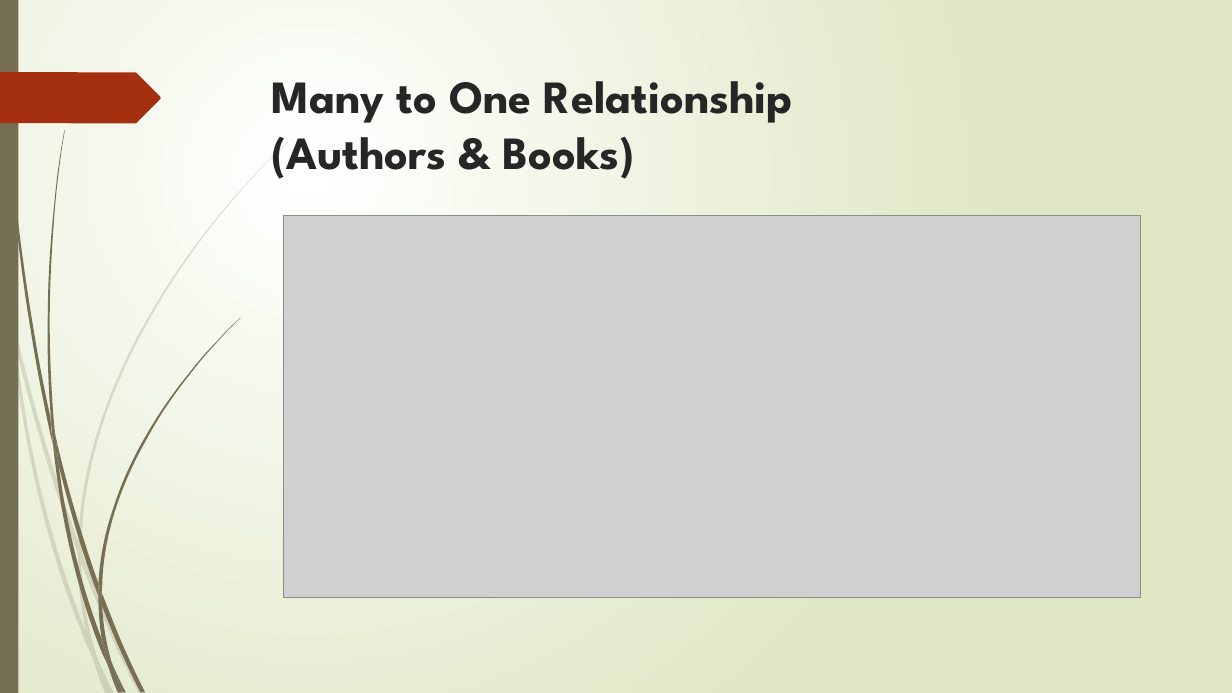
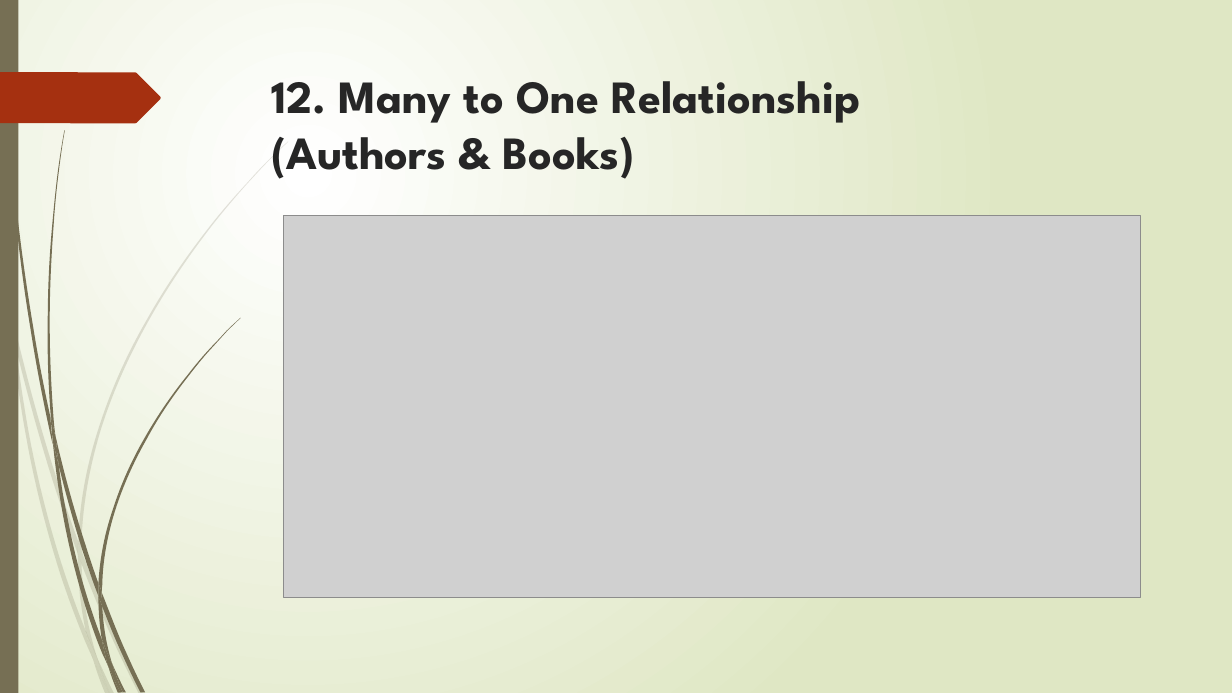
Before and after one commit to deepak127425/UST_Tasks, a slide deck: slide 19 of 1.MongoDB/4.MongoDB operations 13_Dec_2020/MongoDB operations.pptx. Drawn at 1232x693 pixels with LibreOffice and Linux fonts; fonts in the diff are those of the drawing; grey boxes stand for pictures. Boxes give left, top, right and bottom in pixels: in the first picture for what was removed or moved away, otherwise in the second. Text is boxed around its words. In the diff, an @@ line names an element or a change of style, - is before the commit and + after.

```diff
--- a/1.MongoDB/4.MongoDB operations 13_Dec_2020/MongoDB operations.pptx
+++ b/1.MongoDB/4.MongoDB operations 13_Dec_2020/MongoDB operations.pptx
@@ title at [271, 81, 860, 179]: text changed @@
-Many to One Relationship
-(Authors & Books)
+12. Many to One Relationship
+(Authors & Books)
```
Also in this commit, not shown: 19 other slides changed.
